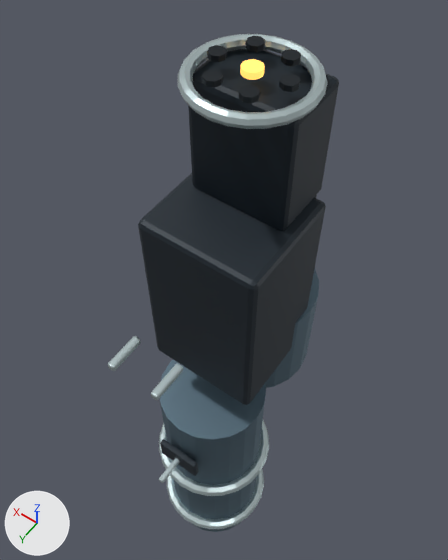
The Blender file tools/godot-weapons/blender-art/masters/weapon-5.blend: old version first, new version second.
Before and after are seen from a 50 mm camera at (-0.347, 0.487, 0.699) aimed at (0.073, -0.101, -0.225). The axes (+X, +Y, +Z) are drawn at lower left. The lights are the same throughout. The older version comes first.

Objects in the first picture: 'barrel-assembly-light', 'body-cavity', 'body-dark', 'body-glow', 'body-rubber', 'body-trim', 'feed-light'.
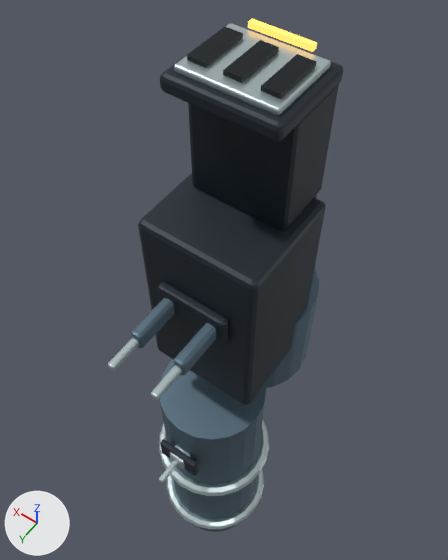
Changed parts and their boxes [x1, y1, x2, y2] in the pictures (448 x 560 px):
'body-dark', reshaped (9% wider, 49% taller): before [138, 173, 326, 476]; after [138, 24, 343, 476]
'body-trim', reshaped: before [108, 34, 328, 529]; after [108, 23, 331, 529]
'body-cavity', reshaped: before [202, 36, 301, 104]; after [187, 27, 317, 99]
'body-light', added (blue): after [131, 298, 216, 376]
'body-glow', reshaped: before [240, 59, 265, 80]; after [248, 19, 317, 52]
part 1 of me_cube_255, added: after [158, 282, 228, 348]
part 2 of me_cube_255, added: after [160, 24, 343, 142]
part 3 of me_torus_048, added: after [170, 445, 190, 468]
part 4 of me_torus_048, added: after [174, 23, 331, 116]
part 5 of me_torus_048, deleted: before [178, 34, 328, 129]
part 6 of me_cube_256, added (black): after [261, 54, 317, 99]
part 7 of me_cube_256, added (black): after [223, 40, 279, 83]
part 8 of me_cube_256, added (black): after [187, 27, 243, 67]
part 9 of me_cube_256, deleted (black): before [202, 36, 301, 104]
part 10 of me_cube_259, built on: before [241, 59, 265, 80]; after [248, 19, 317, 52]

The edits, one by one:
me_cube_255 is used by ob_body_dark; parent ob_body; location (0.0, -0.02, -0.1).
me_cube_255 had 112 vertices, 108 faces and spanned x -0.1..0.1, y -0.095..0.178, z -0.395..0.17.
me_cube_255 now has 224 vertices, 216 faces and spans x -0.1..0.1, y -0.108..0.178, z -0.395..0.377.
me_cube_255 part 1: the loose piece of 56 vertices spanning x -0.043..0.043, y 0.166..0.178, z -0.395..-0.345 is copied, and the copy is scaled about its middle by (1.44, 1.33, 1.3), then moved by (0.0, -0.07, 0.405); it spans x -0.061..0.061, y 0.094..0.11, z 0.003..0.068.
me_cube_255 part 2: a new loose piece of 56 vertices spanning x -0.085..0.085, y -0.108..0.037, z 0.352..0.377, in mat_dark (dark blue #202b34).
me_torus_048 is used by ob_body_trim; parent ob_body; location (0.0, 0.04, -0.83).
me_torus_048 had 936 vertices, 914 faces and spanned x -0.122..0.122, y -0.249..0.182, z -0.013..1.104.
me_torus_048 now has 856 vertices, 830 faces and spans x -0.122..0.122, y -0.249..0.182, z -0.013..1.116.
me_torus_048 part 3: a new loose piece of 56 vertices spanning x -0.019..0.019, y 0.093..0.124, z 0.339..0.38, in mat_trim (light grey #c5d6d8).
me_torus_048 part 4: a new loose piece of 56 vertices spanning x -0.072..0.072, y -0.153..-0.037, z 1.106..1.116, in mat_trim (light grey #c5d6d8).
me_torus_048 part 5: the loose piece of 192 vertices spanning x -0.089..0.089, y -0.184..-0.006, z 1.086..1.104 is deleted.
me_cube_256 is used by ob_body_cavity; parent ob_body; location (-0.065, -0.107, -0.28).
me_cube_256 had 432 vertices, 384 faces and spanned x -0.022..0.136, y -0.065..0.147, z -0.075..0.563.
me_cube_256 now has 360 vertices, 342 faces and spans x -0.022..0.136, y -0.065..0.147, z -0.075..0.573.
me_cube_256 part 6: a new loose piece, a box spanning x 0.001..0.027, y 0.017..0.093, z 0.567..0.573, in mat_cavity (black #09151d).
me_cube_256 part 7: a new loose piece, a box spanning x 0.052..0.078, y 0.017..0.093, z 0.567..0.573, in mat_cavity (black #09151d).
me_cube_256 part 8: a new loose piece, a box spanning x 0.103..0.129, y 0.017..0.093, z 0.567..0.573, in mat_cavity (black #09151d).
me_cube_256 part 9: 6 loose pieces with 96 vertices, spanning x 0.002..0.128, y -0.004..0.108, z 0.555..0.563, are deleted.
me_cube_259 is used by ob_body_glow; parent ob_body; location (0.105, 0.002, -0.08).
me_cube_259 had 96 vertices, 76 faces and spanned x -0.119..0.007, y -0.071..0.01, z -0.045..0.361.
me_cube_259 now has 64 vertices, 60 faces and spans x -0.151..0.007, y -0.123..0.01, z -0.045..0.375.
Part 10, on me_cube_259:
32 vertices are removed from x -0.119..-0.091, y -0.071..-0.044, z 0.352..0.361.
21 faces are deleted.
8 vertices move from x -0.105..-0.094, y -0.049..-0.043, z 0.352..0.361 to x -0.151..-0.059, y -0.123..-0.114, z 0.367..0.375.
5 new faces join them.
Mesh me_cube_348 is new.
It has 112 vertices, 108 faces and spans x -0.0095..0.0875, y -0.0495..0.0495, z -0.017..0.017.
It uses material mat_light (blue #617886).
Object 'body-light' (ob_body_light) is new; it shows me_cube_348.
Its parent is ob_body.
Its location is (-0.039, 0.118, -0.065).
It gains a WEIGHTED_NORMAL modifier named 'Weighted corner normals'.
Modifier setting: keep_sharp = True.
